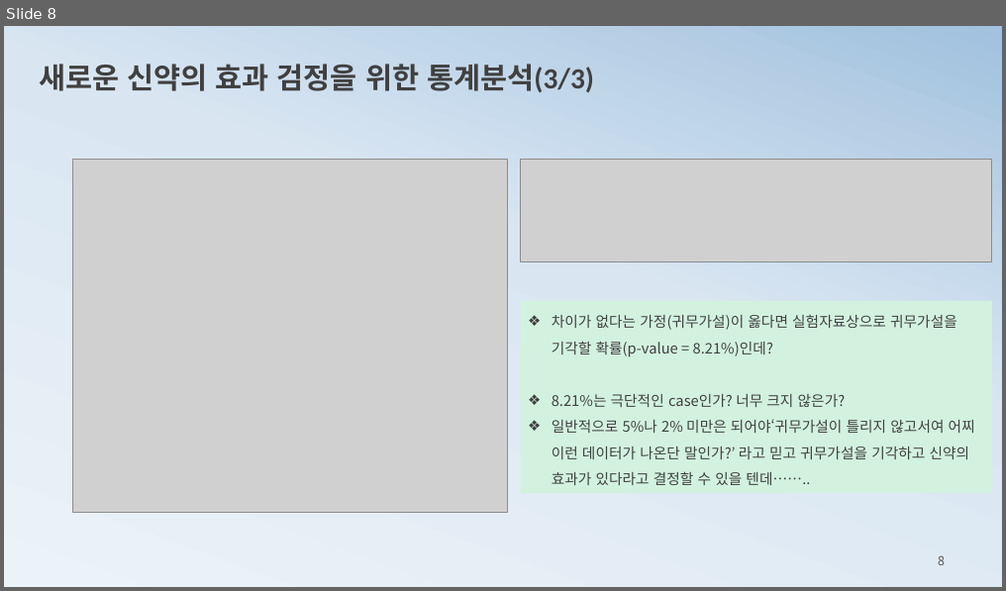
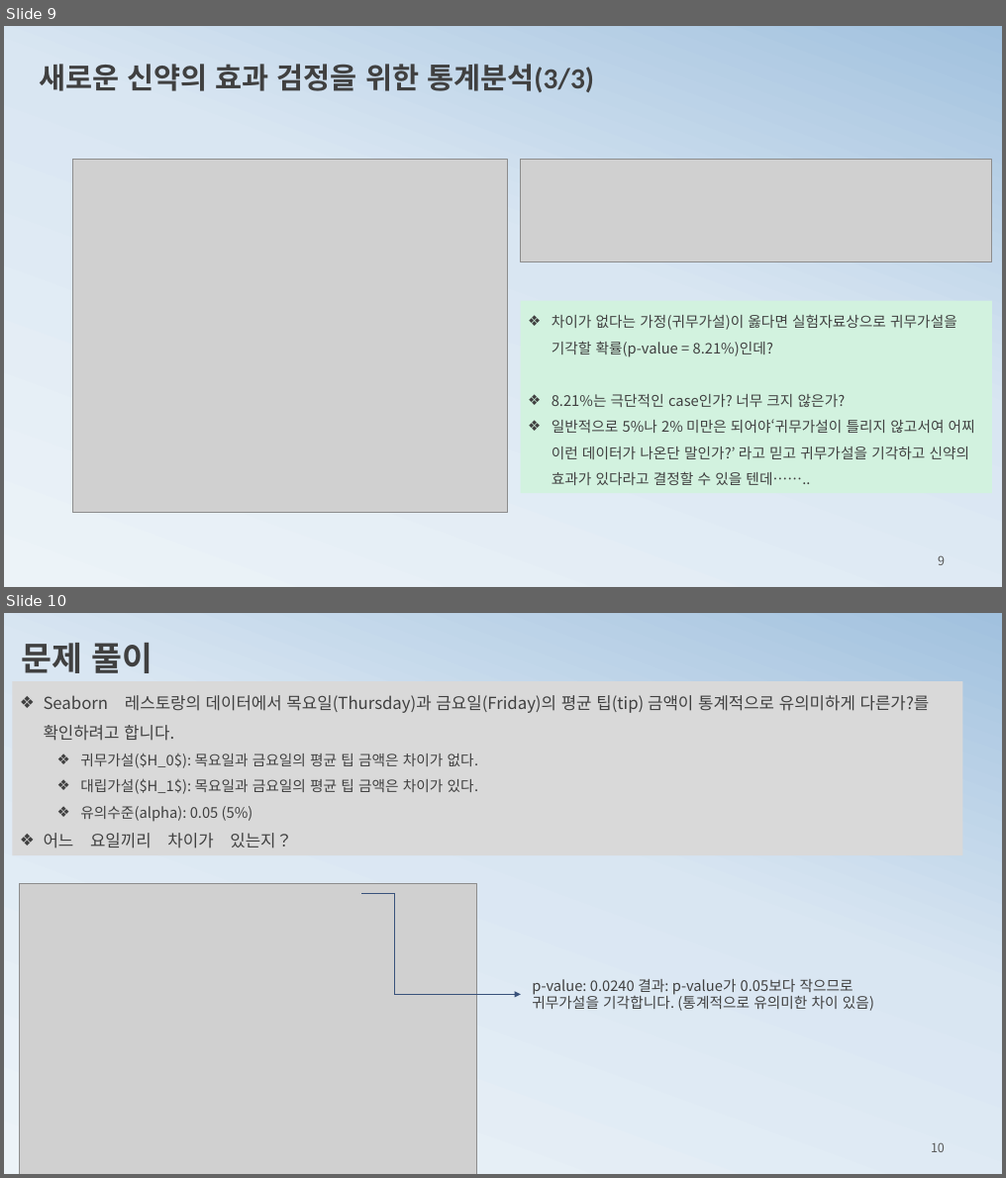
Before and after one commit to ancestor9/mathematics-for-machine-learning, a slide deck: 4_Hypothesis Testing.pptx. Shown one above the other, each under a label of ours: slide 8 before the commit, slides 9 and 10 after it. The pictures are 1006x591 and 1006x1178 pixels, drawn with LibreOffice and Linux fonts; fonts in the diff are those of the drawing; grey boxes stand for pictures. Boxes give left, top, right and bottom in pixels: in the first picture for what was removed or moved away, otherwise in the second. Text is boxed around its words. In the diff, an @@ line names an element or a change of style, - is before the commit and + after.

```diff
--- a/4_Hypothesis Testing.pptx
+++ b/4_Hypothesis Testing.pptx
@@ slide 10 added at [4, 613, 1002, 1174], background gradient #ECF3F8 to #D9E6F2 to #A1C1DE @@
@@ text added at [21, 643, 152, 673], 32 pt, text #404040, bold @@
+문제 풀이
@@ rectangle added at [12, 682, 963, 857], fill #D9D9D9, 16 pt, text #404040 @@
+❖ Seaborn 레스토랑의 데이터에서 목요일(Thursday)과 금요일(Friday)의 평균 팁(tip) 금액이 통계적으로 유의미하게 다른가?를 확인하려고 합니다.
+  ❖ 귀무가설($H_0$): 목요일과 금요일의 평균 팁 금액은 차이가 없다.
+  ❖ 대립가설($H_1$): 목요일과 금요일의 평균 팁 금액은 차이가 있다.
+  ❖ 유의수준(alpha): 0.05 (5%)
+❖ 어느 요일끼리 차이가 있는지？
@@ picture added at [20, 884, 477, 1174] @@
@@ elbow arrow added from (361, 894) to (521, 995), #39527B 0.5 pt @@
@@ text added at [532, 979, 874, 1011], 14 pt, text #404040 @@
+p-value: 0.0240 결과: p-value가 0.05보다 작으므로 귀무가설을 기각합니다. (통계적으로 유의미한 차이 있음)
@@ page number added at [931, 1143, 944, 1153], 12 pt, text #595959 @@
+10
@@ what was slide 8 is now slide 9 @@
```
Also in this commit, not shown: 2 slides changed, 1 other slide added.
